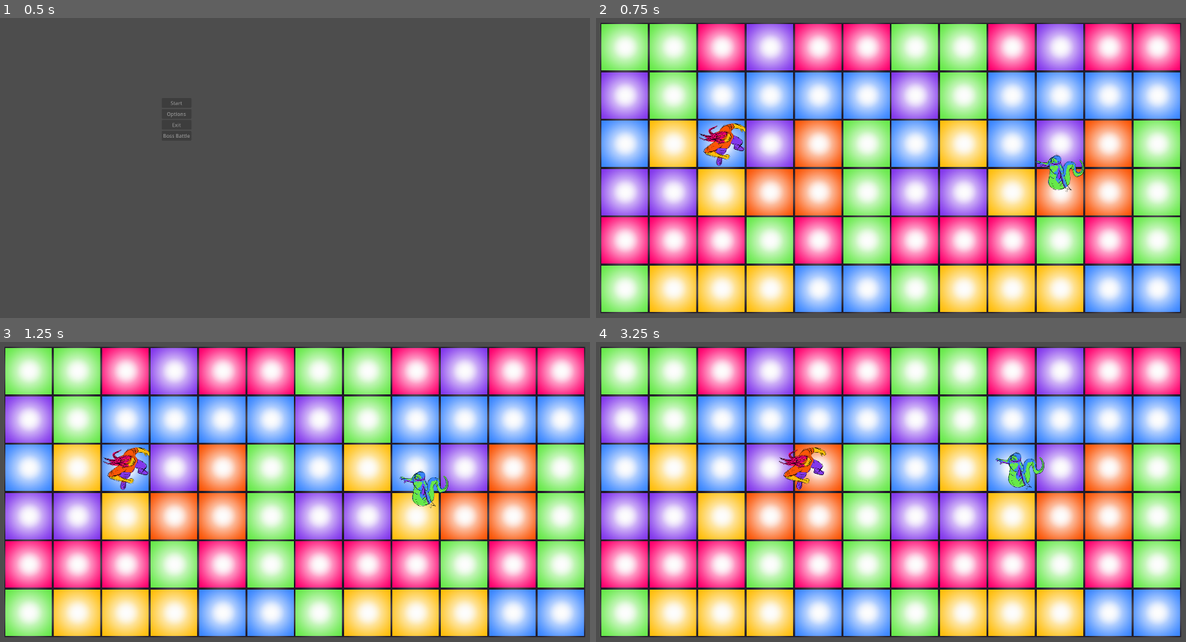
Above: before the commit, frames 1-4 (two rows, left to right).
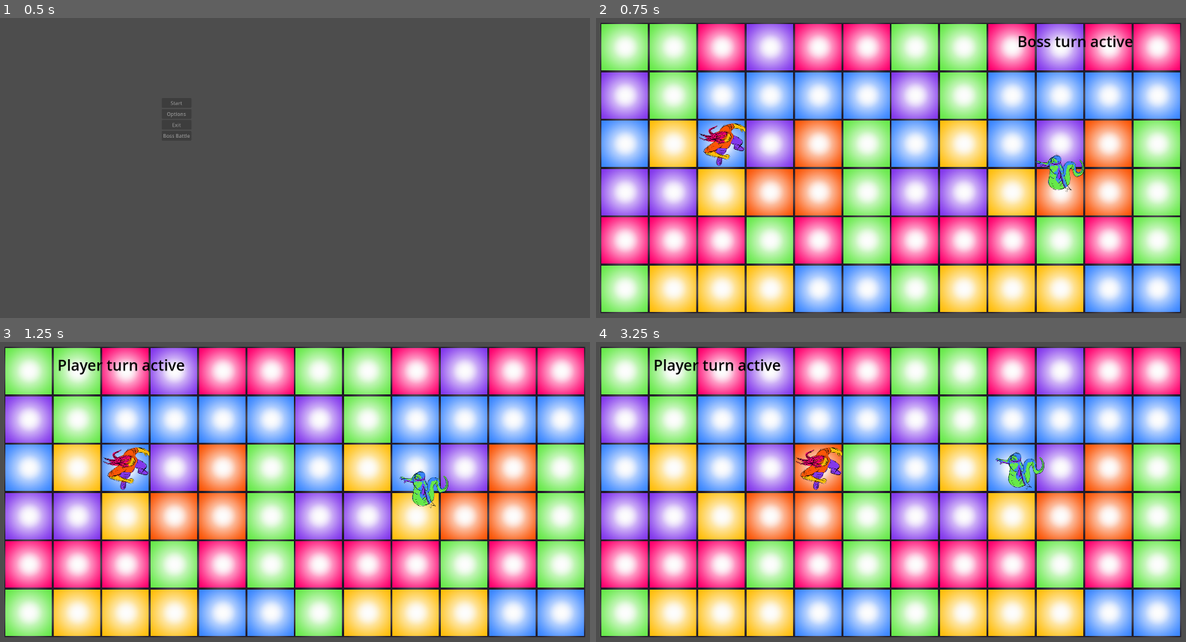
Above: after the commit, the same moments.

Repository: SethBradley/Magic-Girl-Jam
Game: Godot game, scene res://src/screen_start/start_screen.tscn
Same seed, same stepped clock (60 frames per second), same inputs: the game is played once before the commit and once after it.
Inputs (mouse positions are in pixels of both pictures, inside the frame that each line leads up to):
- Up to frame 1 (0.5 s): no input
- Up to frame 2 (0.75 s): click "Boss Battle" at 0.5 s
- Up to frame 3 (1.25 s): no input
- Up to frame 4 (3.25 s): tap Enter (dialog_action) at 1.25, 2.75 s; move the mouse to (1026, 480) at 1.27 s; hold Right (ui_right) 1.28-2 s; hold Enter (dialog_action) 1.28-2 s; click (1026, 480) at 1.42 s; tap Space (ui_select) at 1.52, 2 s; drag from (773, 513) to (861, 564) at 2.02 s; move the mouse to (950, 423) at 2.77 s; hold Right (ui_right) from 2.78 s (still down); tap G at 2.85 s

Frame 1 is identical in both runs. In frame 2, 0.3% of the frame differs, in the area x 71-91%, y 5-10%; in frame 3, 0.4%; in frame 4, 1.3%, in the area x 9-42%, y 5-50%.

Commit message:
turn labels

Diff:
--- a/src/scene_boss_battle/boss_battle.tscn
+++ b/src/scene_boss_battle/boss_battle.tscn
@@ -9,6 +9,9 @@
 
 [sub_resource type="RectangleShape2D" id="RectangleShape2D_iulh3"]
 size = Vector2(62, 61)
+
+[sub_resource type="LabelSettings" id="LabelSettings_a3xpc"]
+font_size = 48
 
 [node name="Node2D" type="Node2D"]
 script = ExtResource("1_r6fdl")
@@ -49,7 +52,39 @@
 shape = SubResource("RectangleShape2D_iulh3")
 debug_color = Color(1, 1, 1, 0.42)
 
+[node name="LabelLose" type="Label" parent="."]
+visible = false
+modulate = Color(0, 0, 0, 1)
+offset_left = 789.0
+offset_top = 452.0
+offset_right = 1166.0
+offset_bottom = 589.0
+text = "You lose
+SPACE to restart"
+label_settings = SubResource("LabelSettings_a3xpc")
+
+[node name="LabelBossTurn" type="Label" parent="."]
+visible = false
+modulate = Color(0, 0, 0, 1)
+offset_left = 1361.0
+offset_top = 82.0
+offset_right = 1738.0
+offset_bottom = 219.0
+text = "Boss turn active"
+label_settings = SubResource("LabelSettings_a3xpc")
+
+[node name="LabelPlayerTurn" type="Label" parent="."]
+visible = false
+modulate = Color(0, 0, 0, 1)
+offset_left = 196.0
+offset_top = 81.0
+offset_right = 573.0
+offset_bottom = 218.0
+text = "Player turn active"
+label_settings = SubResource("LabelSettings_a3xpc")
+
 [connection signal="boss_turn_start" from="." to="Boss" method="_on_node_2d_boss_turn_start"]
 [connection signal="player_turn_start" from="." to="Player" method="_on_node_2d_player_turn_start"]
+[connection signal="game_lose" from="Player" to="." method="_on_player_game_lose"]
 [connection signal="turn_done" from="Player" to="." method="_on_player_turn_done"]
 [connection signal="turn_done" from="Boss" to="." method="_on_boss_turn_done"]
--- a/src/scene_boss_battle/boss_battle_controller.gd
+++ b/src/scene_boss_battle/boss_battle_controller.gd
@@ -1,6 +1,10 @@
 extends Node2D
 @onready var player: CharacterBody2D = $Player
 @onready var boss: CharacterBody2D = $Boss
+@onready var label_lose = $LabelLose
+@onready var label_boss_turn = $LabelBossTurn
+@onready var label_player_turn = $LabelPlayerTurn
+
 
 #signals
 signal player_turn_start
@@ -15,19 +19,29 @@
 func _process(delta: float) -> void:
 	match phase:
 		0:	#first phase, do nothing since boss is already active
+			set_turn_visible_label($LabelBossTurn)
 			step_increment()
 		1: 	#wait for signal from boss
 			pass
 		2:	#activate second phase - player turn
+			set_turn_visible_label($LabelPlayerTurn)
 			player_turn_start.emit()
 			step_increment()
 		3:	#wait for player input
 			pass
 		4:	#activate boss phase 2
+			set_turn_visible_label($LabelBossTurn)
 			boss_turn_start.emit()
 			step_increment()
 			pass
 		5:	#wait for the boss
+			pass
+
+		99: #game_lose
+			set_turn_visible_label($LabelLose)
+			step_increment()
+			pass
+		100: #do nothing for now
 			pass
 
 
@@ -36,7 +50,20 @@
 	step_increment()
 	pass # Replace with function body.
 
-
 func _on_player_turn_done() -> void:
 	step_increment()
 	pass # Replace with function body.
+
+func _on_player_game_lose():
+	phase = 99
+	pass # Replace with function body.
+
+
+func set_turn_visible_label(_label_obj = null) -> void:
+	#reset all visibilities
+	$LabelBossTurn.visible = false
+	$LabelPlayerTurn.visible = false
+	$LabelLose.visible = false
+	#set specified label visibility to true
+	if (_label_obj != null):
+		_label_obj.visible = true
--- a/src/scene_boss_battle/player.gd
+++ b/src/scene_boss_battle/player.gd
@@ -1,6 +1,6 @@
 extends CharacterBody2D
 
-const tile_size = 128
+const tile_size = 155
 var my_turn = false
 var is_moving = false
 var input_vector
@@ -8,6 +8,7 @@
 
 #signals
 signal turn_done
+signal game_lose
 
 #start my turn
 func _on_node_2d_player_turn_start() -> void:
Not shown: 1 places in src/scene_boss_battle/boss_battle.tscn that only renumber resources
